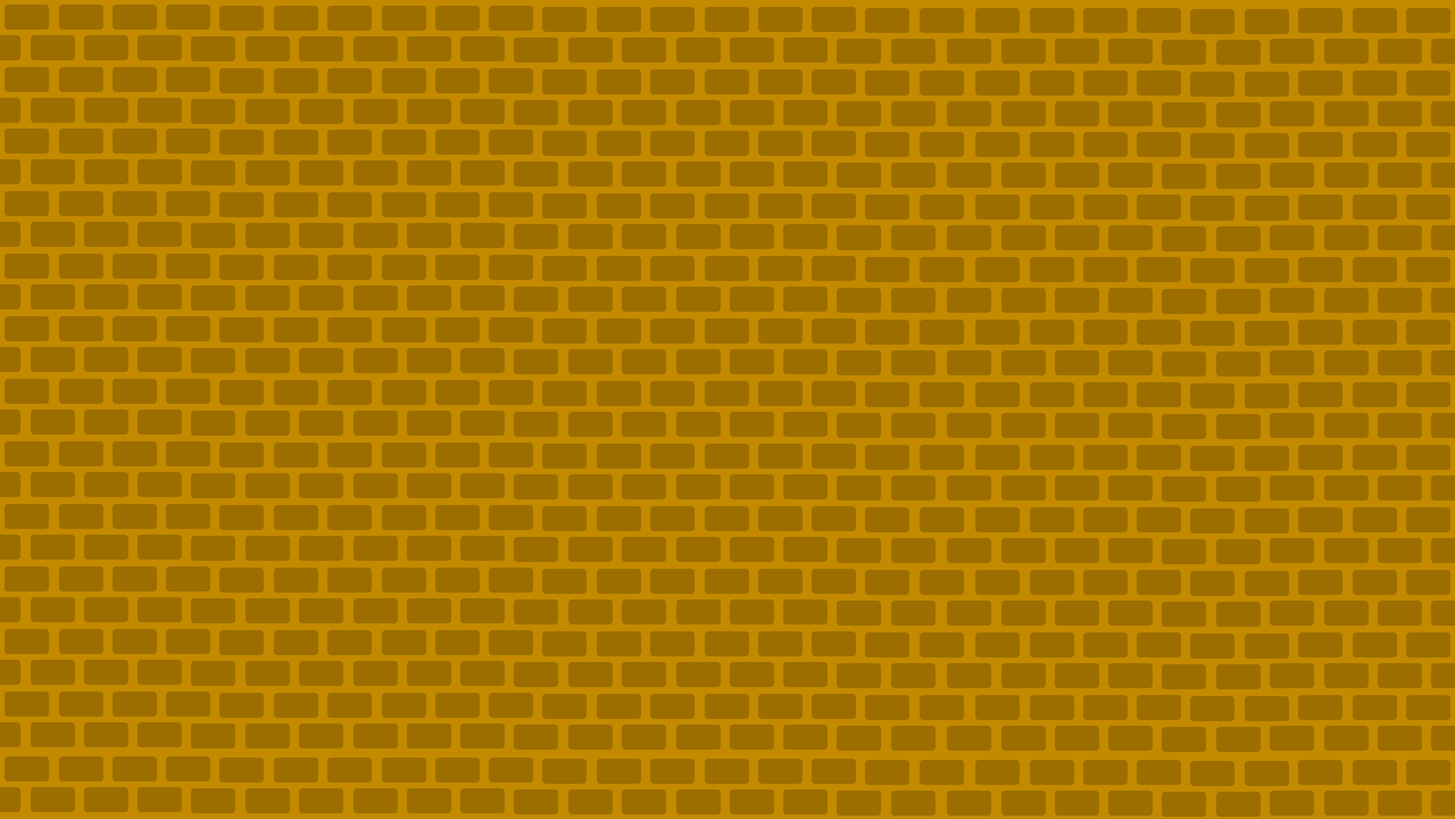
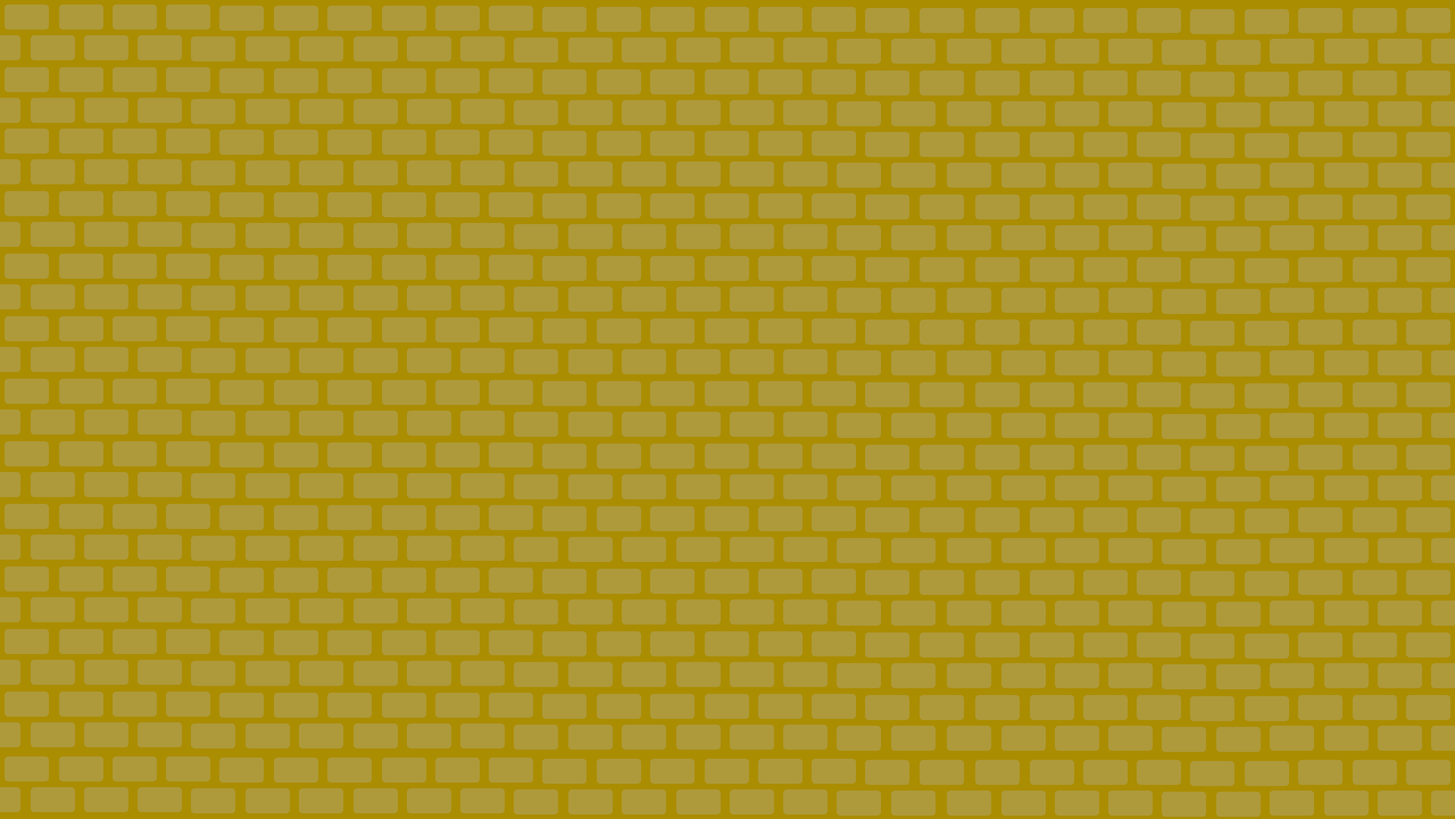
Comparing the layer stacks of the two w=1455, h=819 images. Changes:
painted on "Row copy 9" over [0,4,1455,817]
painted on "Background" over [0,0,1455,819]
